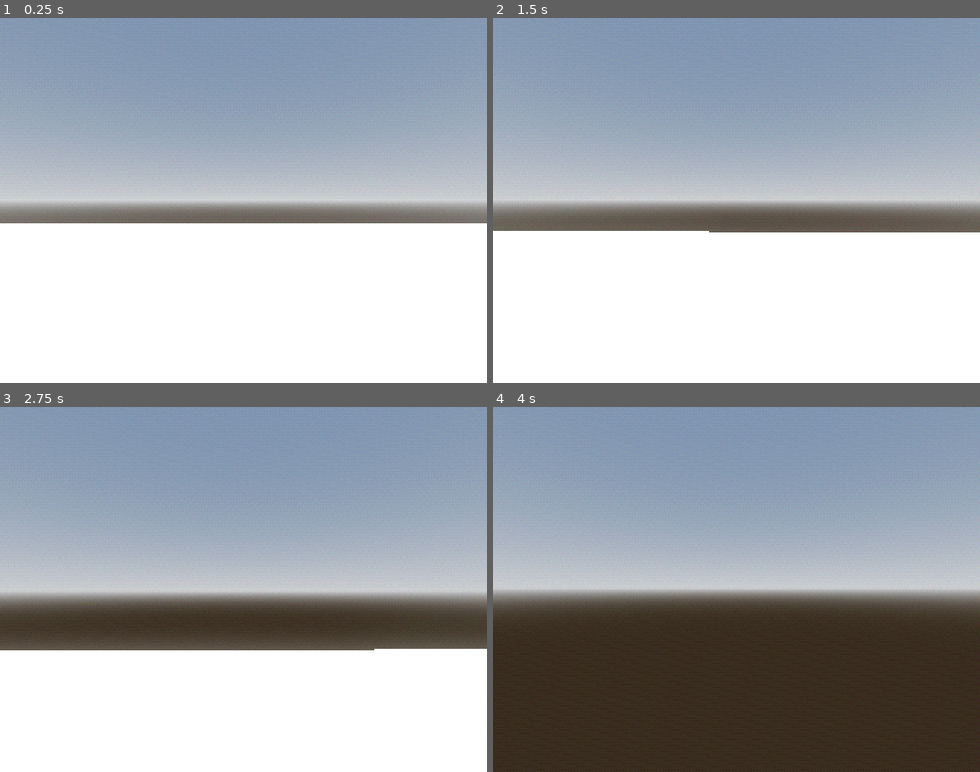
Above: before the commit, frames 1-4 (two rows, left to right).
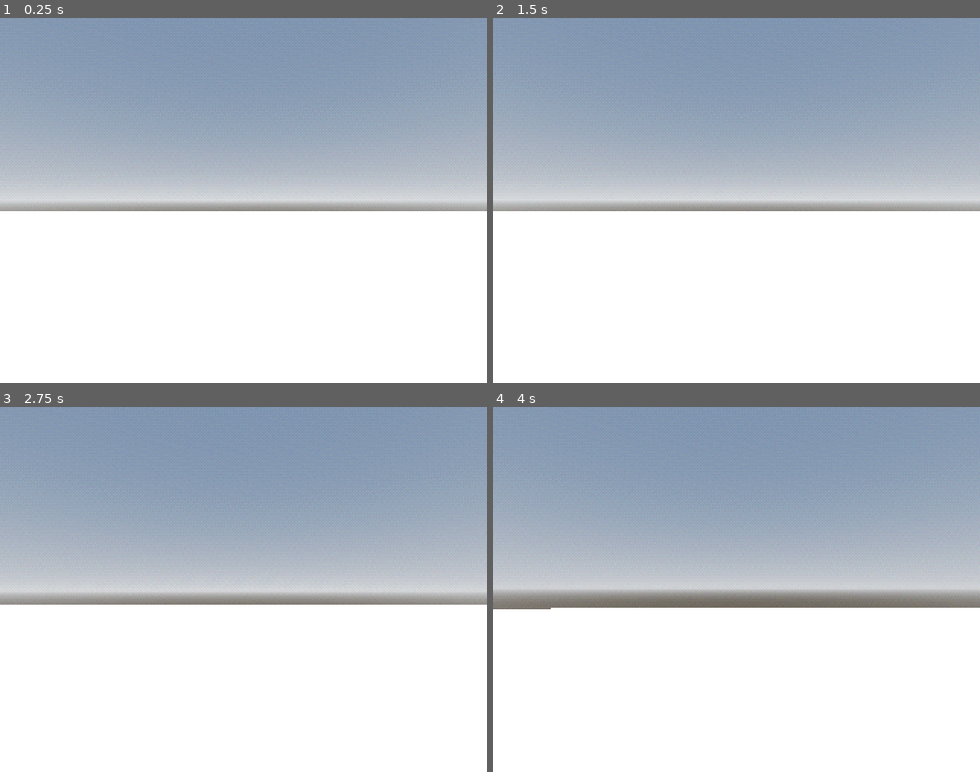
Above: after the commit, the same moments.

Repository: deepdass/horrorgame
Game: Godot game, scene res://Maps/Prototype.tscn
The game is run twice, just before and just after one commit, with the same random seed, the same clock (stepped at 60 frames per second) and the same inputs.
Inputs (mouse positions are in pixels of both pictures, inside the frame that each line leads up to):
- Up to frame 1 (0.25 s): no input
- Up to frame 2 (1.5 s): tap Enter at 0.5 s; move the mouse to (760, 200) at 0.52 s; hold Shift (Sprint) 0.53-1.28 s; hold W (Forward) from 0.53 s (still down); tap Space (Jump) at 0.77 s; move the mouse to (712, 200) at 1.27 s; tap Alt at 1.35 s
- Up to frame 3 (2.75 s): keep holding W (Forward); tap Space (Jump) at 1.52 s; move the mouse to (253, 582) at 2.02 s; hold Shift (Sprint) from 2.03 s (still down)
- Up to frame 4 (4 s): keep holding W (Forward); move the mouse to (731, 596) at 2.77 s; release Shift (Sprint) at 2.78 s; tap Alt at 2.85 s; tap Space (Jump) at 3.02, 3.77 s; move the mouse to (775, 593) at 3.52 s; hold Shift (Sprint) from 3.53 s (still down)

The runs differ from the first frame. In frame 1, 3.8% of the frame differs, in the area x 0-100%, y 51-57%; in frame 2, 7.3%; in frame 3, 15%; in frame 4, 48%, in the area x 0-100%, y 51-100%.

Commit message:
test buildings

Diff:
--- a/Maps/Prototype.tscn
+++ b/Maps/Prototype.tscn
@@ -6,9 +6,11 @@
 [ext_resource type="Texture2D" uid="uid://dcnqtvue7y7o2" path="res://assets/3D/human/textures/DiffuseMap.png" id="4_ageuk"]
 [ext_resource type="ArrayMesh" uid="uid://bh658wc82a6me" path="res://assets/3D/human/source/Character.obj" id="5_hgj1k"]
 [ext_resource type="Shader" uid="uid://b84qvs26oyhtn" path="res://Shaders/ps1_jitter.gdshader" id="5_yi55j"]
+[ext_resource type="PackedScene" uid="uid://be7ebd8qy0bm8" path="res://assets/env/silent_hill_3_cathedral/scene.gltf" id="6_ao1rr"]
 [ext_resource type="Shader" uid="uid://bptckj33b1dsn" path="res://Shaders/ps1look.gdshader" id="7_hgj1k"]
 [ext_resource type="PackedScene" uid="uid://brc7a5wrmkv1k" path="res://assets/3D/pyramid-head/pyramid_head.tscn" id="8_yi55j"]
 [ext_resource type="Texture2D" uid="uid://d2i54e4j0mt64" path="res://assets/3D/ps1-chicken/textures/Chicken1.TGA.png" id="9_mralm"]
+[ext_resource type="PackedScene" uid="uid://lqwtn0sh4nt8" path="res://assets/env/old_bar/scene.gltf" id="10_32ben"]
 
 [sub_resource type="ProceduralSkyMaterial" id="ProceduralSkyMaterial_dntxa"]
 sky_horizon_color = Color(0.66224277, 0.6717428, 0.6867428, 1)
@@ -152,7 +154,7 @@
 [node name="env" type="Node3D" parent="."]
 
 [node name="floor" type="CSGMesh3D" parent="env"]
-transform = Transform3D(43.790726, 0, 0, 0, 0.041186154, 0, 0, 0, 40.362144, 0.0010323524, 0.013698101, 0.0047955513)
+transform = Transform3D(100.71867, 0, 0, 0, 0.041186154, 0, 0, 0, 87.18223, 0.0010323524, -0.16412926, 0.0047955513)
 mesh = SubResource("BoxMesh_nrr81")
 material = SubResource("ShaderMaterial_32ben")
 
@@ -163,26 +165,33 @@
 shape = SubResource("ConcavePolygonShape3D_nrr81")
 
 [node name="CSGBox3D" type="CSGBox3D" parent="env"]
-transform = Transform3D(1, 0, 0, 0, 1, 0, 0, 0, 1, 9, 1.6514893, -0.8868408)
+transform = Transform3D(1, 0, 0, 0, 1, 0, 0, 0, 1, 22, 1.6514893, -3.8868408)
 size = Vector3(1, 3.401123, 6)
 material = SubResource("ShaderMaterial_ao1rr")
 
-[node name="ps1 models" type="Node3D" parent="."]
+[node name="cathedral" parent="env" instance=ExtResource("6_ao1rr")]
+transform = Transform3D(1.1, 0, 0, 0, 1.1, 0, 0, 0, 1.1, 16.53623, 0, 4)
 
-[node name="human" type="MeshInstance3D" parent="ps1 models"]
+[node name="ps1_models" type="Node3D" parent="."]
+transform = Transform3D(1, 0, 0, 0, 1, 0, 0, 0, 1, -1, 0, 1)
+
+[node name="human" type="MeshInstance3D" parent="ps1_models"]
 transform = Transform3D(-0.2588191, 0, -0.96592575, 0, 1, 0, 0.96592575, 0, -0.2588191, 5.3891106, 0.020593079, -1.5618207)
 material_override = SubResource("ShaderMaterial_mralm")
 mesh = ExtResource("5_hgj1k")
 skeleton = NodePath("../..")
 
-[node name="Pyramid Head - Silent Hill 2" parent="ps1 models" instance=ExtResource("8_yi55j")]
-transform = Transform3D(-1.5, 0, 2.2649371e-07, 0, 1.5, 0, -2.2649371e-07, 0, -1.5, 3.91013, 0.034291178, -0.85105544)
+[node name="Pyramid Head - Silent Hill 2" parent="ps1_models" instance=ExtResource("8_yi55j")]
+transform = Transform3D(-1.3, 0, 1.9629454e-07, 0, 1.3, 0, -1.9629454e-07, 0, -1.3, 3.91013, 0.034291178, -0.85105544)
 
-[node name="TheChicken" type="Node3D" parent="ps1 models"]
+[node name="TheChicken" type="Node3D" parent="ps1_models"]
 transform = Transform3D(-0.96891, 0, 2.304607, 0, 2.5, 0, -2.304607, 0, -0.96891, 4.6855264, 0.086259514, -1.5598943)
 
-[node name="Chicken" type="MeshInstance3D" parent="ps1 models/TheChicken"]
+[node name="Chicken" type="MeshInstance3D" parent="ps1_models/TheChicken"]
 transform = Transform3D(100, 0, 0, 0, -1.1920929e-05, 99.99999, 0, -99.99999, -1.1920929e-05, 0, 0, 0)
 material_override = SubResource("ShaderMaterial_rfg7q")
 mesh = SubResource("ArrayMesh_ybswy")
 skeleton = NodePath("")
+
+[node name="bar" parent="." instance=ExtResource("10_32ben")]
+transform = Transform3D(1, 0, 0, 0, 1, 0, 0, 0, 1, 32.65812, 0.13830185, -3.004013)
--- a/Scripts/Player_camerarig.gd
+++ b/Scripts/Player_camerarig.gd
@@ -5,8 +5,6 @@
 
 @onready var camera_3d: Camera3D = $Camera3D
 
-
-
 func _unhandled_input(event: InputEvent) -> void:
 	if event is InputEventMouseMotion:
 		self.rotate_y(event.relative.x * -Sensitivity)
--- a/Scripts/player_movement.gd
+++ b/Scripts/player_movement.gd
@@ -2,7 +2,7 @@
 
 
 const SPEED = 3
-const SPRINTSPEED = 7.0
+const SPRINTSPEED = 5.5
 const JUMP_VELOCITY = 3
 
 @onready var camerarig: Node3D = $camerarig
Not shown: 1 places in Maps/Prototype.tscn that only renumber resources
Not shown, added: LICENSE
